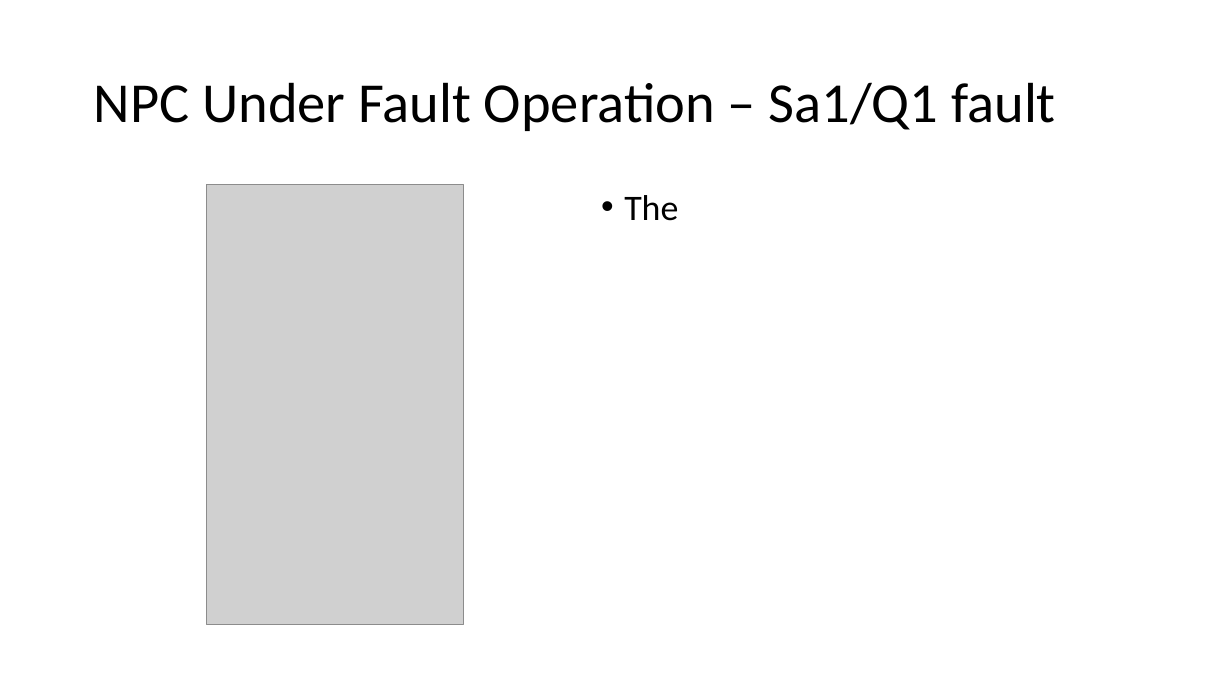
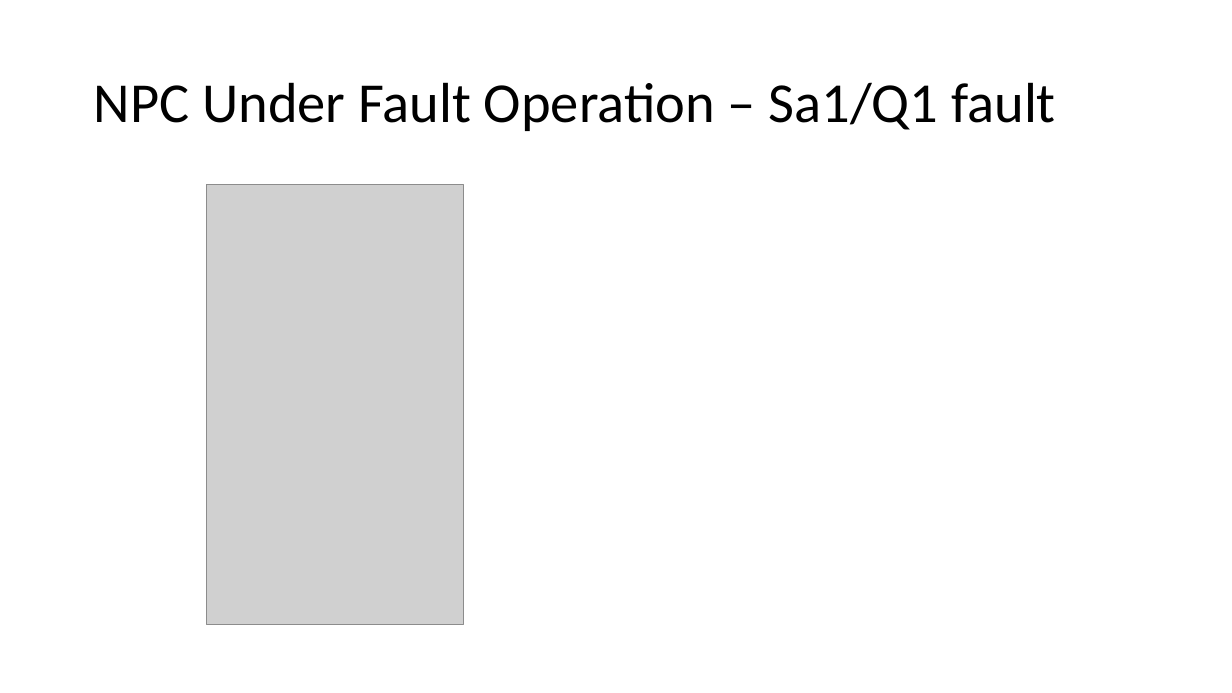
Before and after one commit to ahmetcan-akuz/Thesis, a slide deck: slide 17 of Reports/ozan_keysan_report/stuedies_ahmetcan_akuz/Fault_Tolerance.pptx. Drawn at 1232x693 pixels with LibreOffice and Linux fonts; fonts in the diff are those of the drawing; grey boxes stand for pictures. Boxes give left, top, right and bottom in pixels: in the first picture for what was removed or moved away, otherwise in the second. Text is boxed around its words. In the diff, an @@ line names an element or a change of style, - is before the commit and + after.

Commit message:
aaa

```diff
--- a/Reports/ozan_keysan_report/stuedies_ahmetcan_akuz/Fault_Tolerance.pptx
+++ b/Reports/ozan_keysan_report/stuedies_ahmetcan_akuz/Fault_Tolerance.pptx
@@ text removed at [624, 195, 678, 221] @@
-• The
```
